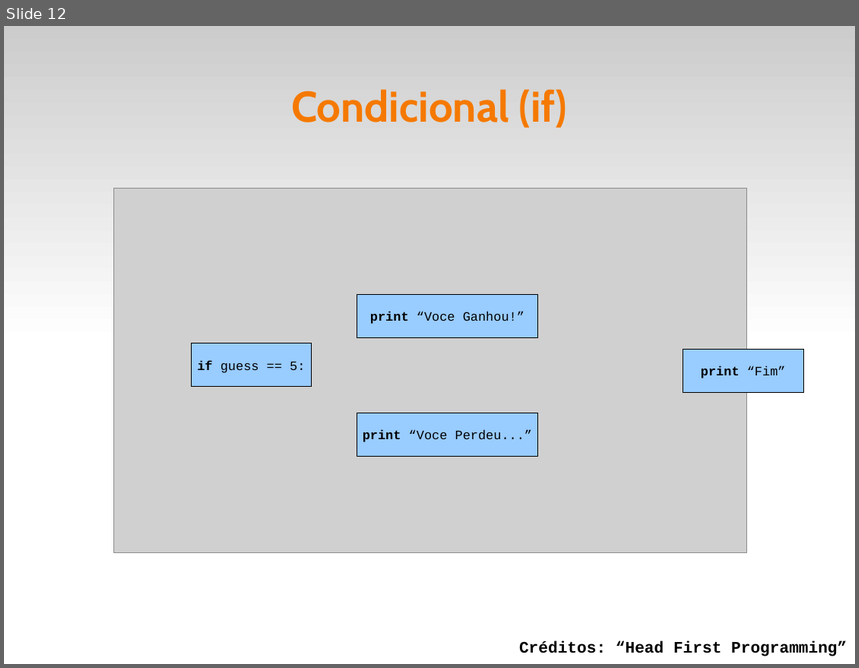
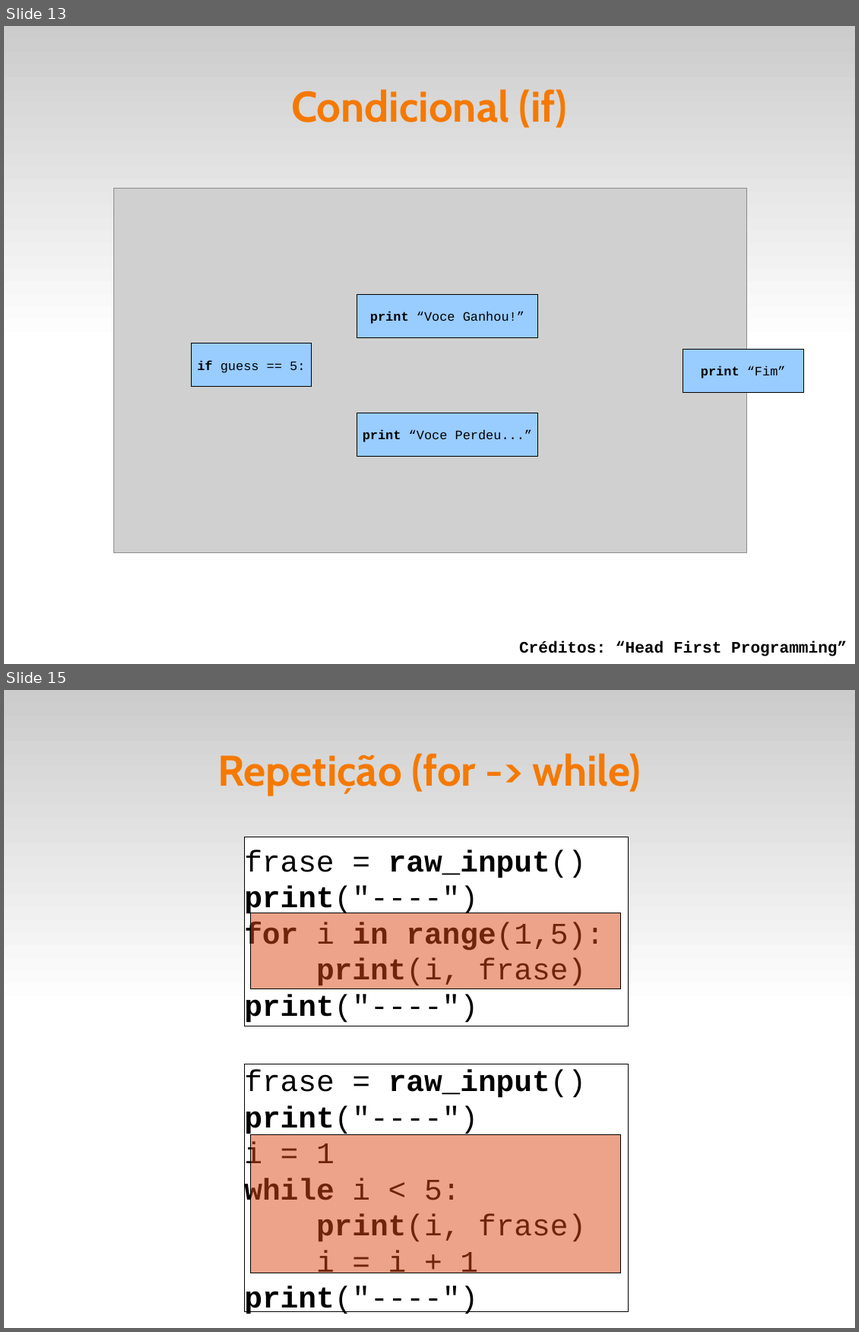
Before and after one commit to fsantanna-uerj/IPD, a slide deck: slides/ipd-03.odp. Shown one above the other, each under a label of ours: slide 12 before the commit, slides 13 and 15 after it; the slides between them are not shown. The pictures are 859x668 and 859x1332 pixels, drawn with LibreOffice and Linux fonts; fonts in the diff are those of the drawing; grey boxes stand for pictures. Boxes give left, top, right and bottom in pixels: in the first picture for what was removed or moved away, otherwise in the second. Text is boxed around its words. In the diff, an @@ line names an element or a change of style, - is before the commit and + after.

```diff
--- a/slides/ipd-03.odp
+++ b/slides/ipd-03.odp
@@ slide 15 added at (4,690,855,1328), background #FFFFFF; not listed: 1 template element that a slide beside it also shows @@
@@ title added at (218,753,641,796), 40 pt, text #F57900, bold @@
+Repetição (for -> while)
@@ rectangle added at (244,837,628,1027), fill #FFFFFF, outline #000000 0 pt, 28 pt, text #000000 @@
+frase = raw_input()
+print("----")
+for i in range(1,5):
+print(i, frase)
+print("----")
@@ rectangle added at (250,913,621,989), fill #DD4814 at 50% opacity, outline #000000 0 pt @@
@@ rectangle added at (244,1065,628,1312), fill #FFFFFF, outline #000000 0 pt, 28 pt, text #000000 @@
+frase = raw_input()
+print("----")
+i = 1
+while i < 5:
+print(i, frase)
+i = i + 1
+print("----")
@@ rectangle added at (250,1135,621,1274), fill #DD4814 at 50% opacity, outline #000000 0 pt @@
@@ what was slide 12 is now slide 13 @@
```
Also in this commit, not shown: 2 slides changed, 3 other slides added, 23 other files.
